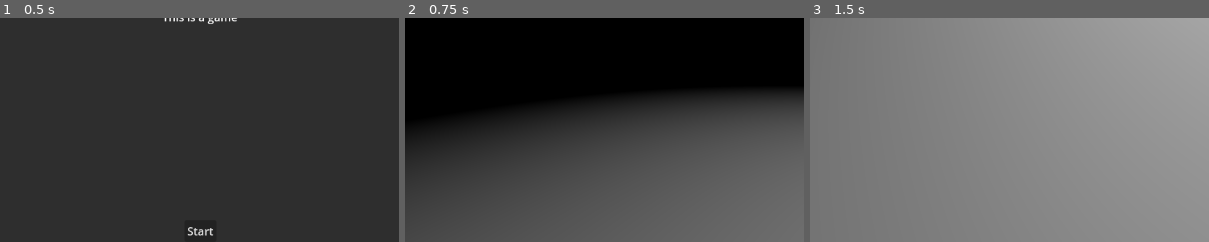
Above: before the commit, frames 1-3 (left to right).
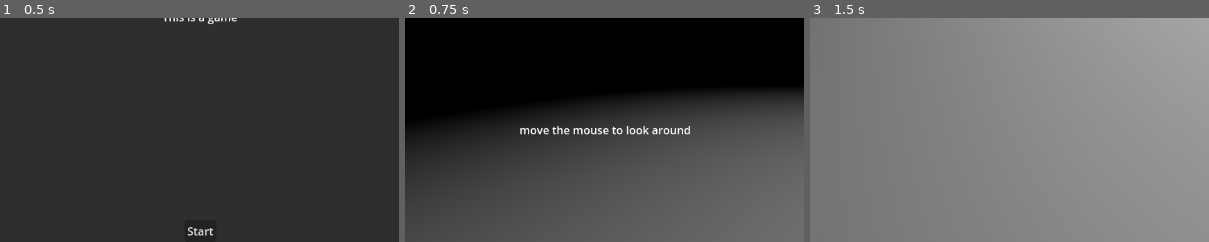
Above: after the commit, the same moments.

Repository: beForged/liminal_game
Game: Godot game, scene res://main_menu.tscn
Two runs of this game, one before a commit and one after it. Both use one fixed random seed, a clock stepped at 60 frames per second and the inputs below.
Inputs (mouse positions are % of the whole screen's width and height, from its top left):
- Up to frame 1 (0.5 s): no input
- Up to frame 2 (0.75 s): click "Start" at 0.5 s
- Up to frame 3 (1.5 s): tap Enter (ui_accept) at 1.25 s; move the mouse to (55, 50) at 1.27 s; hold W (move_forward) from 1.28 s (still down); tap E at 1.35 s
The pictures show only the part of the screen within x 25-75%, y 45-95%; the shares and areas given below are measured in that part.

Frame 1 is identical in both runs. In frame 2, 0.8% of the frame differs, in the area x 28-72%, y 48-53%; in frame 3, nothing differs.

Commit message:
add controls tutorial

Diff:
--- /dev/null
+++ b/Control.gd
@@ -0,0 +1,20 @@
+extends Control
+
+@onready var label = %Label
+
+
+var end = Color(1.0, 1.0, 1.0, 1.0)
+var start = Color(1.0, 1.0, 1.0, 0.0)
+
+func display_text(text, duration):
+	var tween = get_tree().create_tween()
+	tween.tween_property(label, "self_modulate", end, 1)
+	# label.self_modulate = Color(1.0, 1.0, 1.0, lerp(0.0, 1.0, ))
+	label.text = text
+	# tween.tween_interval(duration)
+	# tween.tween_property(label, "self_modulate", start, 1)
+
+func hide_text():
+	var tween = get_tree().create_tween()
+	tween.tween_property(label, "self_modulate", start, 1)
+	label.text = ""
--- /dev/null
+++ b/gameplay_ui.tscn
@@ -0,0 +1,32 @@
+[gd_scene load_steps=2 format=3 uid="uid://etr3wftl0ubb"]
+
+[ext_resource type="Script" path="res://Control.gd" id="1_wgfhd"]
+
+[node name="Control" type="Control"]
+layout_mode = 3
+anchors_preset = 15
+anchor_right = 1.0
+anchor_bottom = 1.0
+grow_horizontal = 2
+grow_vertical = 2
+script = ExtResource("1_wgfhd")
+
+[node name="PanelContainer" type="PanelContainer" parent="."]
+self_modulate = Color(1, 1, 1, 0)
+layout_mode = 1
+anchors_preset = -1
+anchor_left = 0.240451
+anchor_top = 0.679012
+anchor_right = 0.760417
+anchor_bottom = 0.782407
+grow_horizontal = 2
+grow_vertical = 0
+metadata/_edit_use_anchors_ = true
+
+[node name="Label" type="Label" parent="PanelContainer"]
+unique_name_in_owner = true
+layout_mode = 2
+size_flags_horizontal = 4
+size_flags_vertical = 0
+horizontal_alignment = 1
+vertical_alignment = 1
--- /dev/null
+++ b/mainScene.gd
@@ -0,0 +1,41 @@
+extends Node3D
+
+@onready var hud_ui = %HUDui
+
+var tutorial = [
+	"move the mouse to look around",
+	"use WASD keys to move around",
+	"use E to unlock your car"
+]
+
+var curr = 0
+
+# Called when the node enters the scene tree for the first time.
+func _ready():
+	show_tutorial(curr)
+	pass # Replace with function body.
+
+
+# Called every frame. 'delta' is the elapsed time since the previous frame.
+func _process(delta):
+	pass
+
+
+func _input(event):
+	#tutorial code idk why i wrote this
+	if event is InputEventMouseMotion and curr == 0:
+		curr = 1
+		show_tutorial(curr)
+	if event is InputEventKey and curr < 3:
+		if event.pressed and (event.keycode == KEY_W or event.keycode == KEY_A or event.keycode == KEY_S or event.keycode == KEY_D):
+			curr = 2
+			show_tutorial(curr)
+		if event.pressed and event.keycode == KEY_E:
+			curr = 3
+			hide_tutorial()
+
+func show_tutorial(num):
+	hud_ui.display_text(tutorial[num], 5)
+
+func hide_tutorial():
+	hud_ui.hide_text()
--- a/mainScene.tscn
+++ b/mainScene.tscn
@@ -1,6 +1,8 @@
-[gd_scene load_steps=3 format=3 uid="uid://dmgbcnxrr667c"]
+[gd_scene load_steps=5 format=3 uid="uid://dmgbcnxrr667c"]
 
+[ext_resource type="Script" path="res://mainScene.gd" id="1_gohfv"]
 [ext_resource type="PackedScene" uid="uid://cid071jugrrvn" path="res://player.tscn" id="1_hbik5"]
+[ext_resource type="PackedScene" uid="uid://etr3wftl0ubb" path="res://gameplay_ui.tscn" id="2_vpbl1"]
 
 [sub_resource type="StandardMaterial3D" id="StandardMaterial3D_ixwju"]
 transparency = 1
@@ -8,7 +10,8 @@
 emission = Color(1, 1, 1, 1)
 emission_energy_multiplier = 2.62
 
-[node name="Node3D" type="Node3D"]
+[node name="Universe" type="Node3D"]
+script = ExtResource("1_gohfv")
 
 [node name="Room" type="CSGBox3D" parent="."]
 transform = Transform3D(1, 0, 0, 0, 1, 0, 0, 0, 1, 0, 5, 0)
@@ -23,6 +26,7 @@
 size = Vector3(4.5, 1.4, 1.9)
 
 [node name="Player" parent="." instance=ExtResource("1_hbik5")]
+unique_name_in_owner = true
 
 [node name="light proto" type="Node3D" parent="."]
 transform = Transform3D(1, 0, 0, 0, 1, 0, 0, 0, 1, 5.87571, 9.9, 2.90042)
@@ -37,3 +41,6 @@
 light_energy = 20.0
 spot_range = 16.671
 spot_angle = 65.9831
+
+[node name="HUDui" parent="." instance=ExtResource("2_vpbl1")]
+unique_name_in_owner = true
